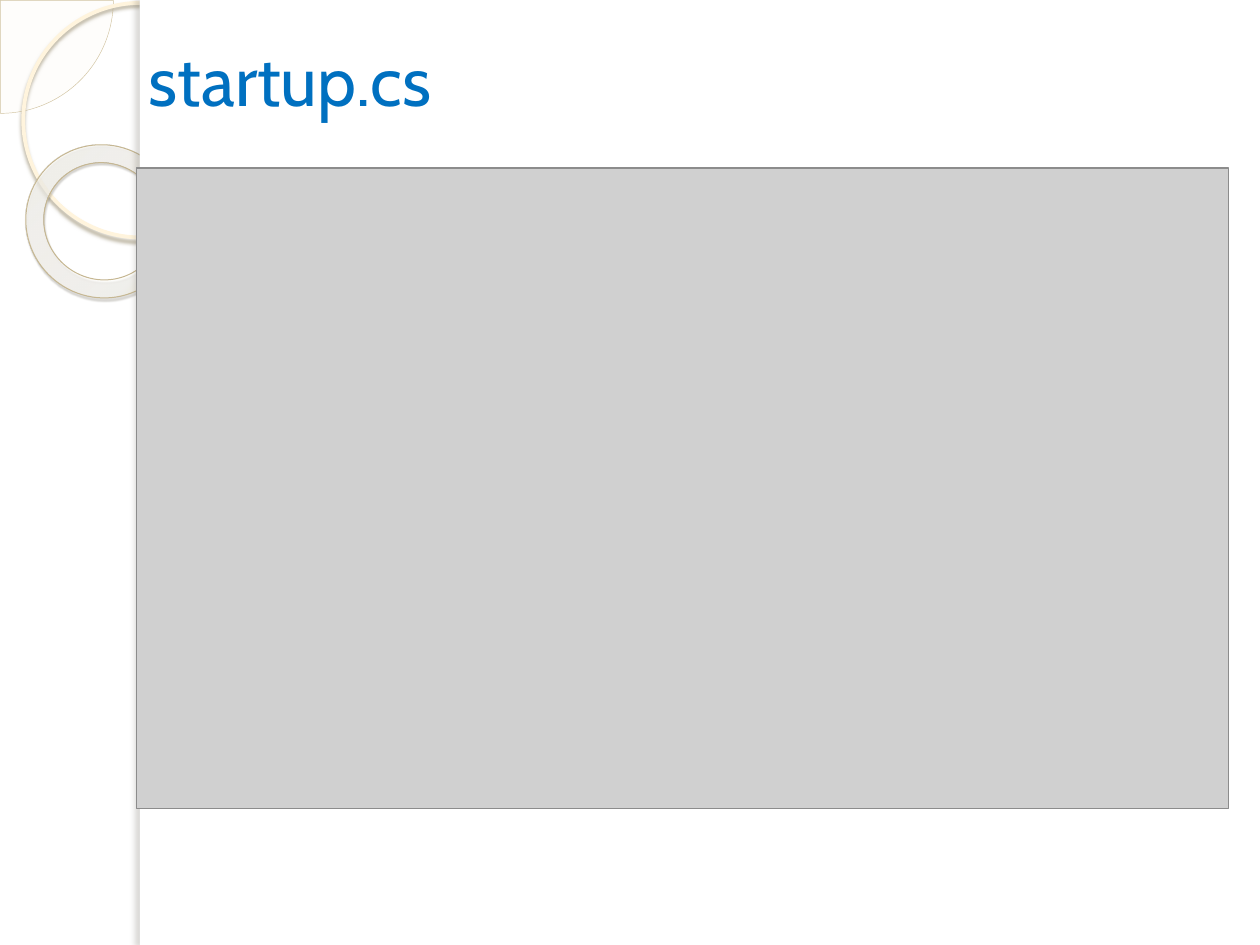
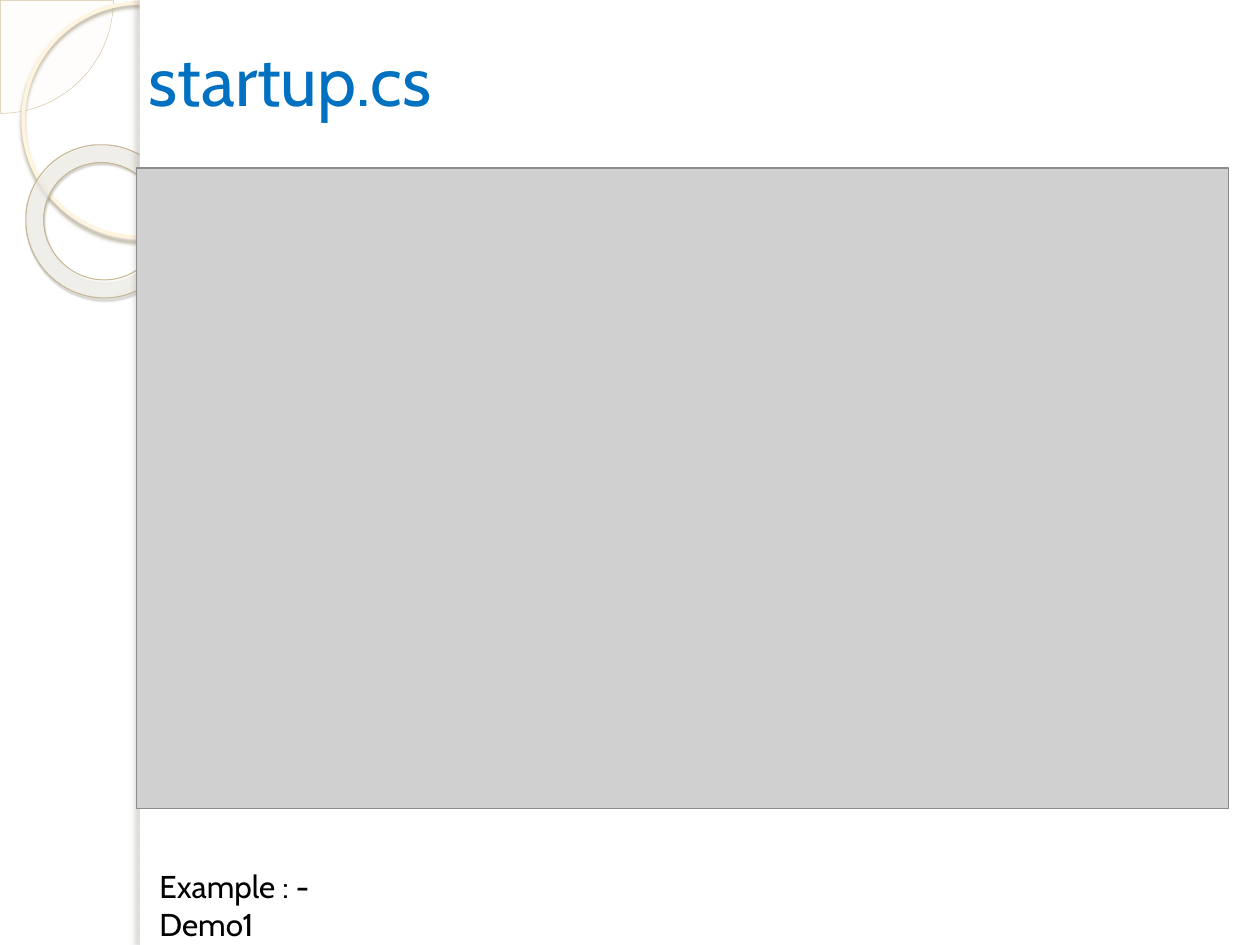
Before and after one commit to vgyureka/DotNetBig, a slide deck: slide 28 of CORE.pptx (slide 16 before the commit). Drawn at 1260x945 pixels with LibreOffice and Linux fonts; fonts in the diff are those of the drawing; grey boxes stand for pictures; background and template pictures are left out. Boxes give left, top, right and bottom in pixels: in the first picture for what was removed or moved away, otherwise in the second. Text is boxed around its words. In the diff, an @@ line names an element or a change of style, - is before the commit and + after.

```diff
--- a/CORE.pptx
+++ b/CORE.pptx
@@ text added at bbox=[159, 874, 275, 937], 18 pt, text #000000 @@
+Example : - Demo1
```
Also in this commit, not shown: 2 other slides changed, 27 slides added, 2 slides removed.
